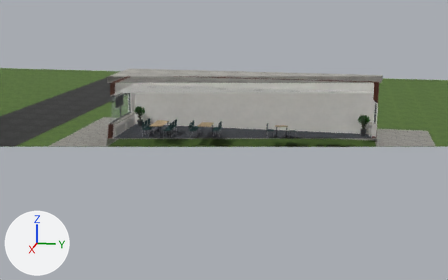
What one commit did to the glTF model game/assets/office/office_ground.glb.
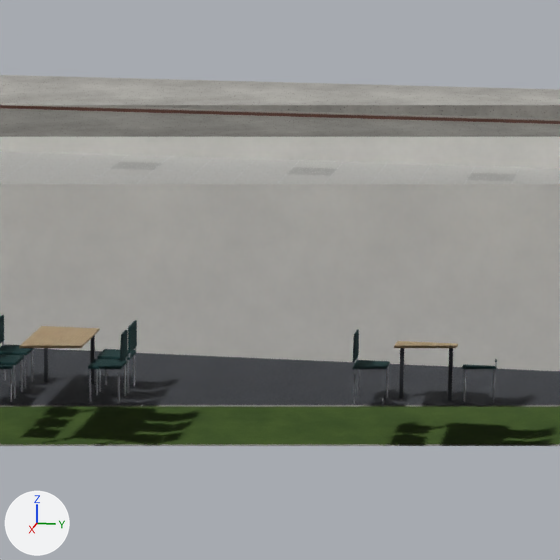
There are two pictures of each version: one from a 50 mm lens placed at (22.39, 14.35, 9.25), pointed at (-17.18, 6.44, -0.65), one close up on the part from 43% to 69% of the width and 20% to 61% of the height. Lighting does not change. The marker at lower left points along +X, +Y and +Z. The last two pictures show the newer version. Everything nearer to the camera than a plane just in front of the edit is cut away. Objects named as collision shapes, trigger or cutter boxes, shadow casters or lower levels of detail are left out. Where no turn or scale is listed for an object, it has been applied to the vertices.

In view in the first close-up: 'building_exterior', 'building_slabs', 'canteen_table2', 'canteen_table2_chair_n0', 'canteen_table4_chair_s0', 'light_panels', 'outside', 'shell_ceiling', 'shell_floor', 'shell_walls' and 6 more.
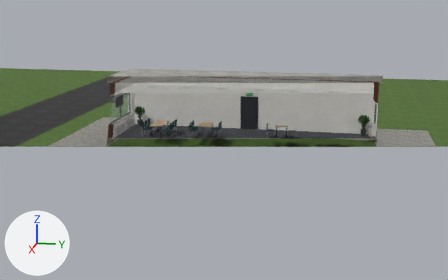
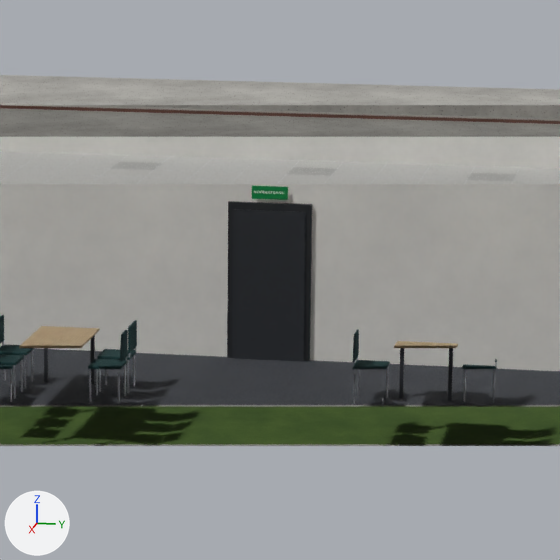
Location of each change, (x1, y1, x2, y2) in pixels of the close-ups (560 x 560 px):
'ground_dressing', now drawn: after (227, 186, 312, 362)
    faces in mat_metal_dark: (233, 209, 306, 362)
    faces in mat_frame: (227, 201, 312, 361)
    faces in mat_signage (picture img_signage_albedo_png): (252, 186, 288, 200)

The change in detail:
Mesh me_ground_dressing is new.
It has 20 vertices, 26 faces and spans x -18.0..-17.92, y 7.42..8.58, z 0.0..2.44.
Faces by material slot: [12, 12, 2].
It uses material mat_frame.
It uses material mat_metal_dark.
It uses material mat_signage (picture img_signage_albedo_png).
Object 'ground_dressing' (ob_ground_dressing) now shows me_ground_dressing instead of nothing.
